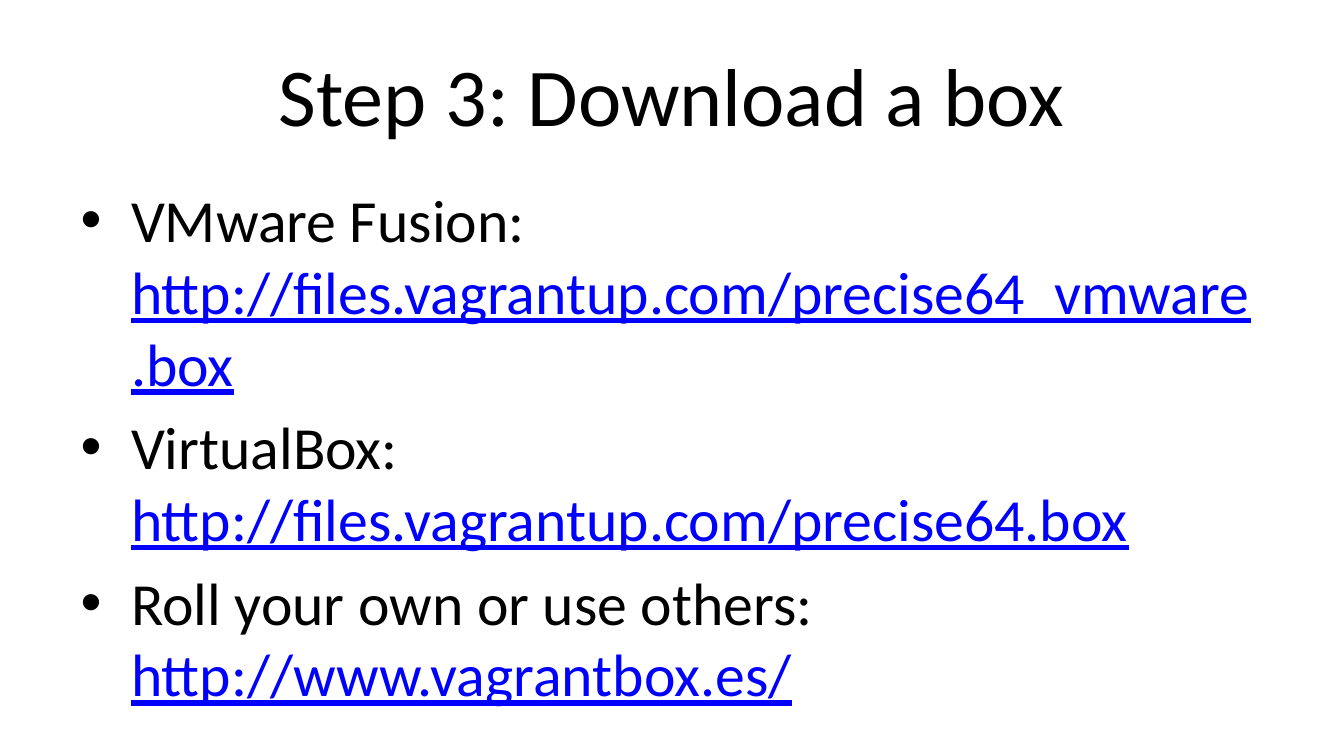
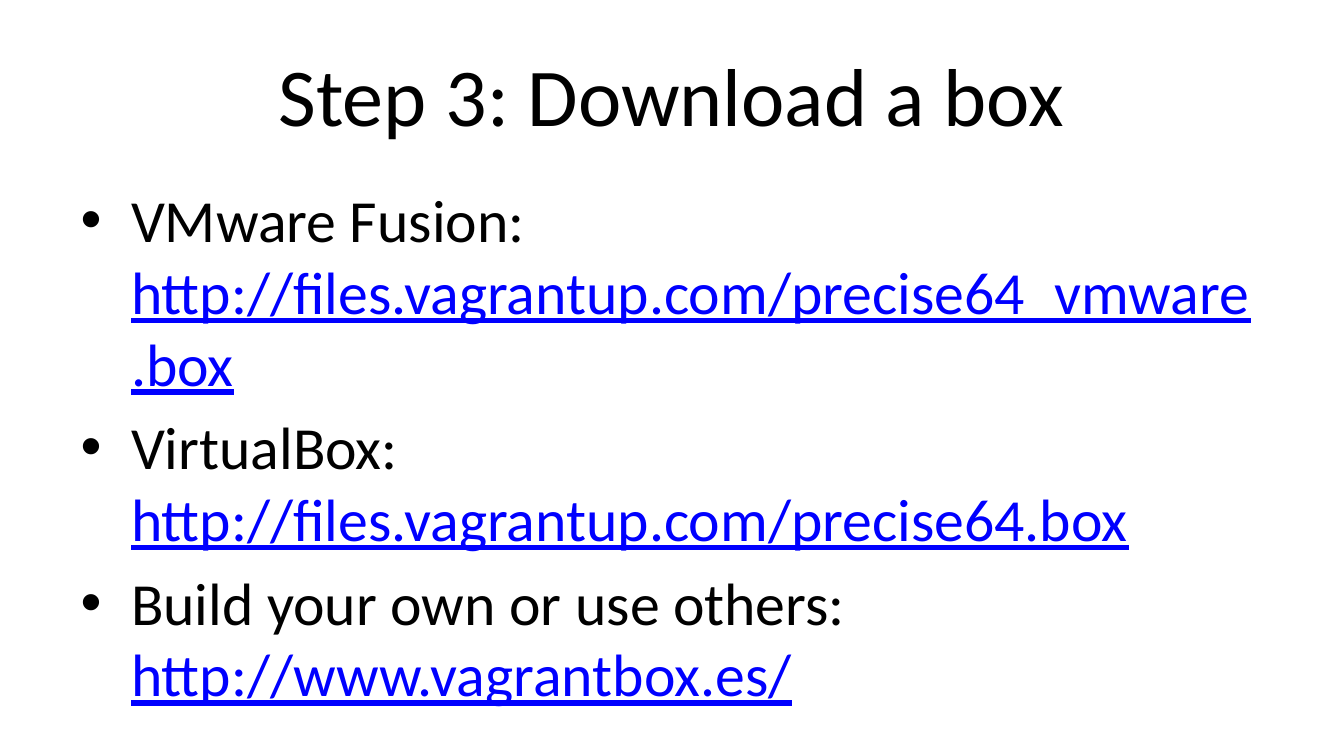
Before and after one commit to VMTrooper/VagrantBrownBag, a slide deck: slide 5 of Vagrant.pptx (slide 4 before the commit). Drawn at 1344x756 pixels with LibreOffice and Linux fonts; fonts in the diff are those of the drawing. Boxes give left, top, right and bottom in pixels: in the first picture for what was removed or moved away, otherwise in the second. Text is boxed around its words. In the diff, an @@ line names an element or a change of style, - is before the commit and + after.

```diff
--- a/Vagrant.pptx
+++ b/Vagrant.pptx
@@ text at (x1=131, y1=583, x2=845, y2=707): text changed @@
-• Roll your own or use others: http://www.vagrantbox.es/
+• Build your own or use others: http://www.vagrantbox.es/
```
Also in this commit, not shown: 6 other slides changed, 6 slides added, 1 slide removed, 6 other files.
